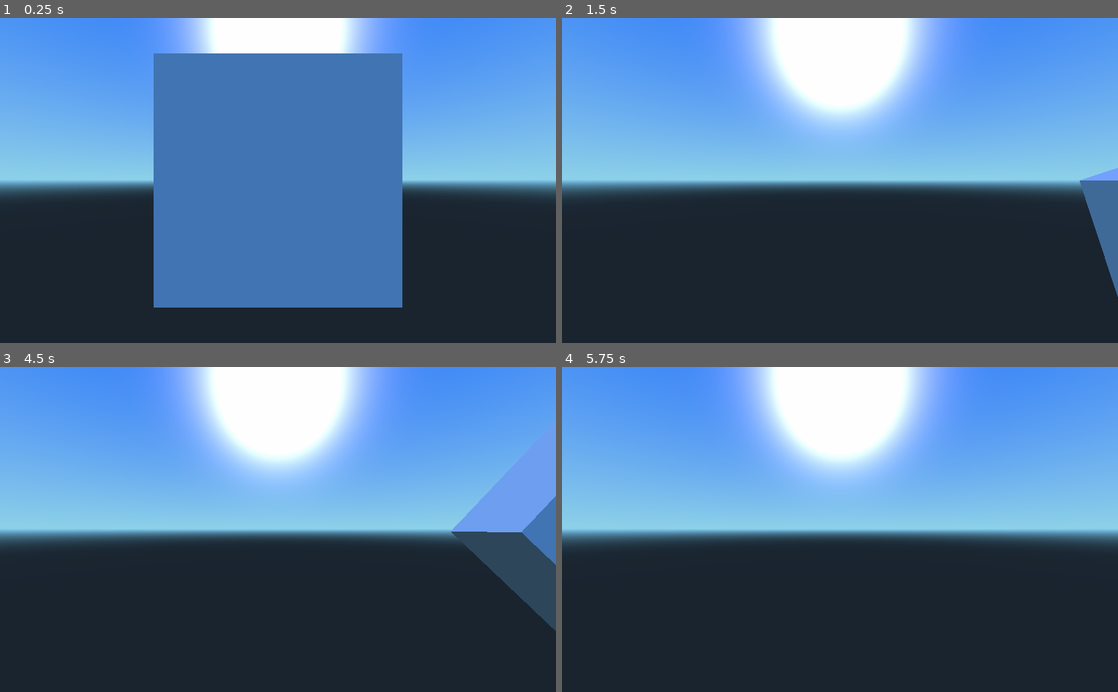
Above: before the commit, frames 1-4 (two rows, left to right).
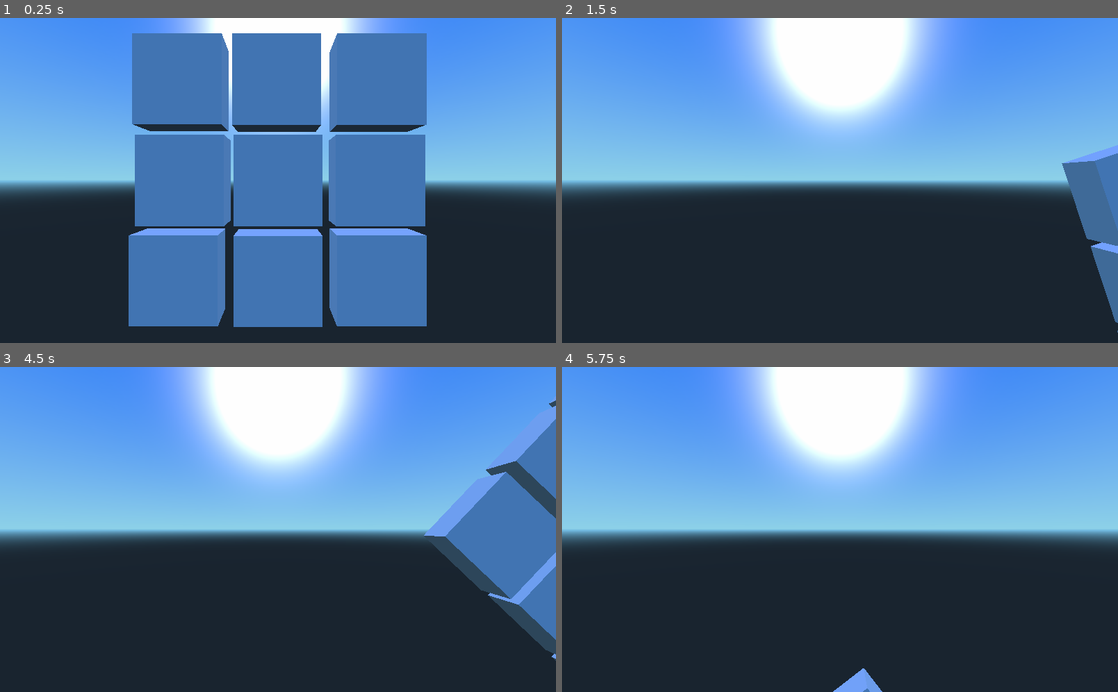
Above: after the commit, the same moments.

Repository: 9volt/ld43
Game: Godot game, scene res://joseph_play.tscn
The game is run twice, just before and just after one commit, with the same random seed, the same clock (stepped at 60 frames per second) and the same inputs. The project has no main scene, so this scene is started directly.
Inputs:
- Up to frame 1 (0.25 s): no input
- Up to frame 2 (1.5 s): tap Enter at 0.5 s; hold D (translate_right) 0.53-1.28 s; hold E (rotate_clockwise) 0.53-1.28 s; hold S (translate_down) from 1.28 s (still down); tap Q (rotate_widdershins) at 1.35 s
- Up to frame 3 (4.5 s): release S (translate_down) at 2.03 s; hold D (translate_right) 2.03-2.78 s; hold E (rotate_clockwise) 2.03-2.78 s; tap Space at 2.75, 4.25 s; hold W (translate_up) 2.78-3.53 s; tap Q (rotate_widdershins) at 2.85, 4.35 s; tap Enter at 3.5 s; hold E (rotate_clockwise) 3.53-4.28 s; hold A (translate_left) from 3.53 s (still down)
- Up to frame 4 (5.75 s): release A (translate_left) at 5.03 s; hold S (translate_down) from 5.03 s (still down); hold E (rotate_clockwise) from 5.03 s (still down)

The runs differ from the first frame. In frame 1, 16% of the frame differs, in the area x 23-77%, y 4-96%; in frame 2, 1.9%; in frame 3, 8.2%; in frame 4, 0.3%.

Commit message:
added more ship cubes and scaled it down on play scene

Diff:
--- a/Ship.tscn
+++ b/Ship.tscn
@@ -58,3 +58,131 @@
 mesh = SubResource( 1 )
 skeleton = NodePath("..")
 material/0 = null
+
+[node name="MeshInstance2" type="MeshInstance" parent="." index="1"]
+
+transform = Transform( 0.926786, 0, 0, 0, 0.946415, 0, 0, 0, 0.305813, 2.12803, 0, 0 )
+layers = 1
+material_override = null
+cast_shadow = 1
+extra_cull_margin = 0.0
+use_in_baked_light = false
+lod_min_distance = 0.0
+lod_min_hysteresis = 0.0
+lod_max_distance = 0.0
+lod_max_hysteresis = 0.0
+mesh = SubResource( 1 )
+skeleton = NodePath("..")
+material/0 = null
+
+[node name="MeshInstance3" type="MeshInstance" parent="." index="2"]
+
+transform = Transform( 0.926786, 0, 0, 0, 0.946415, 0, 0, 0, 0.305813, -2.04658, 0, 0 )
+layers = 1
+material_override = null
+cast_shadow = 1
+extra_cull_margin = 0.0
+use_in_baked_light = false
+lod_min_distance = 0.0
+lod_min_hysteresis = 0.0
+lod_max_distance = 0.0
+lod_max_hysteresis = 0.0
+mesh = SubResource( 1 )
+skeleton = NodePath("..")
+material/0 = null
+
+[node name="MeshInstance4" type="MeshInstance" parent="." index="3"]
+
+transform = Transform( 0.926786, 0, 0, 0, 0.946415, 0, 0, 0, 0.305813, 0, -2.09846, 0 )
+layers = 1
+material_override = null
+cast_shadow = 1
+extra_cull_margin = 0.0
+use_in_baked_light = false
+lod_min_distance = 0.0
+lod_min_hysteresis = 0.0
+lod_max_distance = 0.0
+lod_max_hysteresis = 0.0
+mesh = SubResource( 1 )
+skeleton = NodePath("..")
+material/0 = null
+
+[node name="MeshInstance5" type="MeshInstance" parent="." index="4"]
+
+transform = Transform( 0.926786, 0, 0, 0, 0.946415, 0, 0, 0, 0.305813, -2.1769, -2.08832, 0 )
+layers = 1
+material_override = null
+cast_shadow = 1
+extra_cull_margin = 0.0
+use_in_baked_light = false
+lod_min_distance = 0.0
+lod_min_hysteresis = 0.0
+lod_max_distance = 0.0
+lod_max_hysteresis = 0.0
+mesh = SubResource( 1 )
+skeleton = NodePath("..")
+material/0 = null
+
+[node name="MeshInstance6" type="MeshInstance" parent="." index="5"]
+
+transform = Transform( 0.926786, 0, 0, 0, 0.946415, 0, 0, 0, 0.305813, 2.15305, -2.08832, 0 )
+layers = 1
+material_override = null
+cast_shadow = 1
+extra_cull_margin = 0.0
+use_in_baked_light = false
+lod_min_distance = 0.0
+lod_min_hysteresis = 0.0
+lod_max_distance = 0.0
+lod_max_hysteresis = 0.0
+mesh = SubResource( 1 )
+skeleton = NodePath("..")
+material/0 = null
+
+[node name="MeshInstance7" type="MeshInstance" parent="." index="6"]
+
+transform = Transform( 0.926786, 0, 0, 0, 0.946415, 0, 0, 0, 0.305813, 2.15305, 2.10445, 0 )
+layers = 1
+material_override = null
+cast_shadow = 1
+extra_cull_margin = 0.0
+use_in_baked_light = false
+lod_min_distance = 0.0
+lod_min_hysteresis = 0.0
+lod_max_distance = 0.0
+lod_max_hysteresis = 0.0
+mesh = SubResource( 1 )
+skeleton = NodePath("..")
+material/0 = null
+
+[node name="MeshInstance8" type="MeshInstance" parent="." index="7"]
+
+transform = Transform( 0.926786, 0, 0, 0, 0.946415, 0, 0, 0, 0.305813, -0.0295441, 2.10445, 0 )
+layers = 1
+material_override = null
+cast_shadow = 1
+extra_cull_margin = 0.0
+use_in_baked_light = false
+lod_min_distance = 0.0
+lod_min_hysteresis = 0.0
+lod_max_distance = 0.0
+lod_max_hysteresis = 0.0
+mesh = SubResource( 1 )
+skeleton = NodePath("..")
+material/0 = null
+
+[node name="MeshInstance9" type="MeshInstance" parent="." index="8"]
+
+transform = Transform( 0.926786, 0, 0, 0, 0.946415, 0, 0, 0, 0.305813, -2.09636, 2.11366, -0.000520229 )
+layers = 1
+material_override = null
+cast_shadow = 1
+extra_cull_margin = 0.0
+use_in_baked_light = false
+lod_min_distance = 0.0
+lod_min_hysteresis = 0.0
+lod_max_distance = 0.0
+lod_max_hysteresis = 0.0
+mesh = SubResource( 1 )
+skeleton = NodePath("..")
+material/0 = null
--- a/joseph_play.tscn
+++ b/joseph_play.tscn
@@ -1,7 +1,6 @@
-[gd_scene load_steps=3 format=2]
+[gd_scene load_steps=2 format=2]
 
 [ext_resource path="res://Ship.tscn" type="PackedScene" id=1]
-[ext_resource path="res://Ship.gd" type="Script" id=2]
 
 [node name="Camera" type="Camera" index="0"]
 
@@ -19,11 +18,8 @@
 near = 0.05
 far = 100.0
 
-[node name="Ship" type="Spatial" parent="." index="0" instance=ExtResource( 1 )]
+[node name="Ship" parent="." index="0" instance=ExtResource( 1 )]
 
-transform = Transform( 1, 0, 0, 0, 1, 0, 0, 0, 1, 0, 0, -1.79914 )
-script = ExtResource( 2 )
-_sections_unfolded = [ "Transform", "Visibility" ]
-rot_speed = 1.0
-trans_speed = 1.0
+transform = Transform( 0.403048, 0, 0, 0, 0.403048, 0, 0, 0, 0.403048, 0, 0, -1.79914 )
+_sections_unfolded = [ "Angular", "Axis Lock", "Linear", "Transform", "Visibility" ]
 dampening = 0.8
